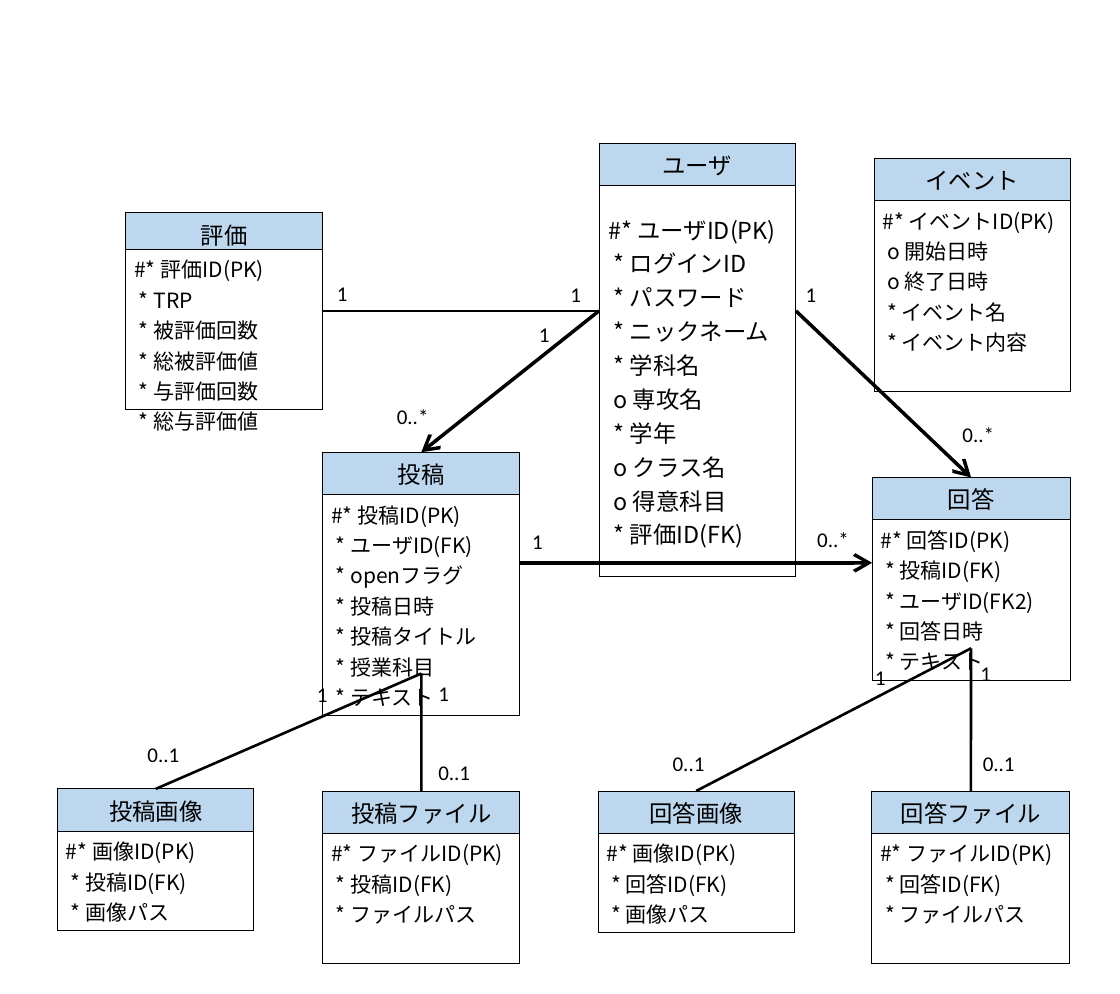
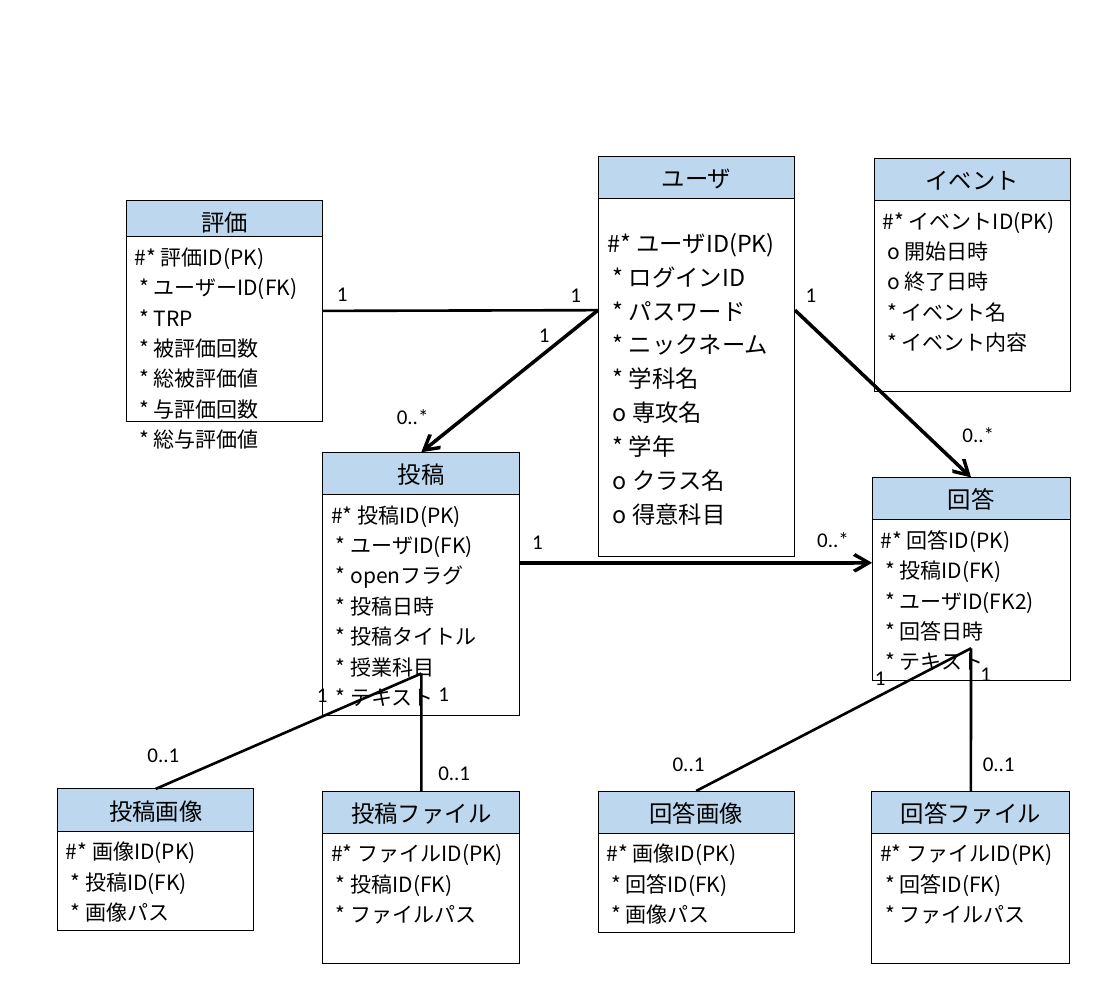
Before and after one commit to ReoYoneda/2023Dev3Early, a slide deck: slide 1 of 20_設計/22_データベース設計/概念データモデル.pptx. Drawn at 1120x994 pixels with LibreOffice and Linux fonts; fonts in the diff are those of the drawing. Boxes give left, top, right and bottom in pixels: in the first picture for what was removed or moved away, otherwise in the second. Text is boxed around its words. In the diff, an @@ line names an element or a change of style, - is before the commit and + after.

```diff
--- a/20_設計/22_データベース設計/概念データモデル.pptx
+++ b/20_設計/22_データベース設計/概念データモデル.pptx
@@ table at <box>598,156,795,529</box> @@
-row 2, column 1: #* ユーザID(PK) / * ログインID * パスワード / * ニックネーム * 学科名 o 専攻名 * 学年 o クラス名 o 得意科目 / * 評価ID(FK)
+row 2, column 1: #* ユーザID(PK) / * ログインID * パスワード / * ニックネーム * 学科名 o 専攻名 * 学年 o クラス名 o 得意科目
@@ table: place and size @@
-table at <box>599,144,796,552</box>
+table at <box>598,156,795,529</box>
@@ table at <box>126,200,323,453</box> @@
-row 2, column 1: #* 評価ID(PK) / * TRP * 被評価回数 * 総被評価値 * 与評価回数 * 総与評価値
+row 2, column 1: #* 評価ID(PK) / * ユーザーID(FK) / * TRP * 被評価回数 * 総被評価値 * 与評価回数 * 総与評価値
@@ table: place and size @@
-table at <box>126,213,323,435</box>
+table at <box>126,200,323,453</box>
```
Also in this commit, not shown: 15 other files.
